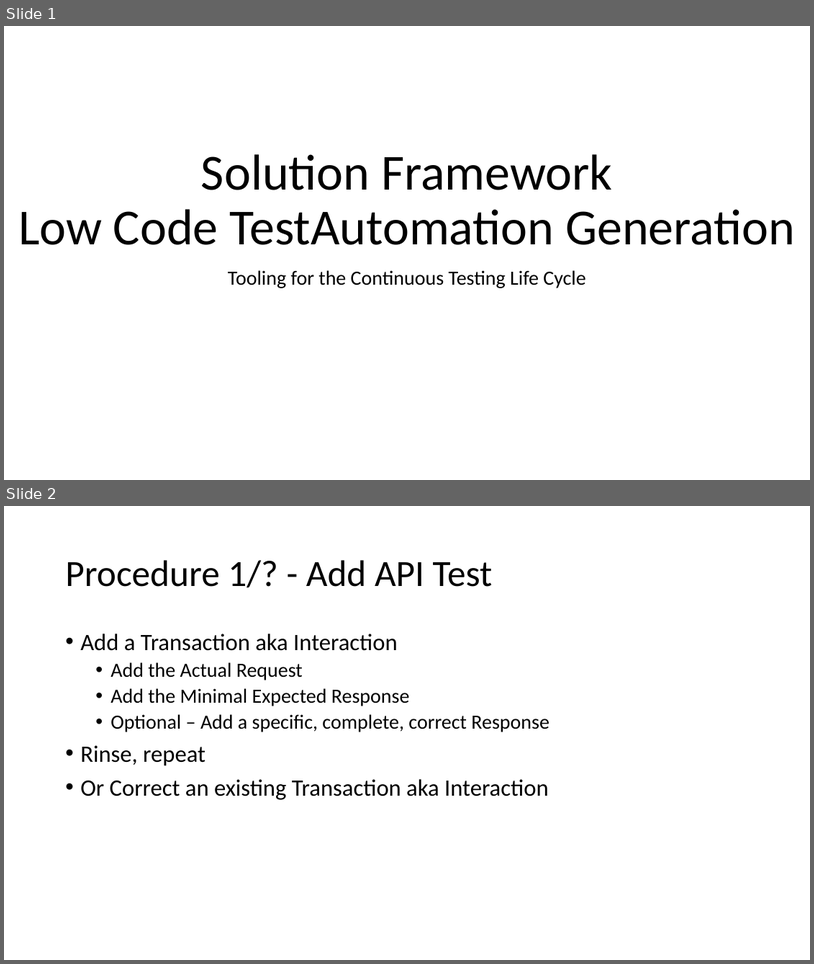
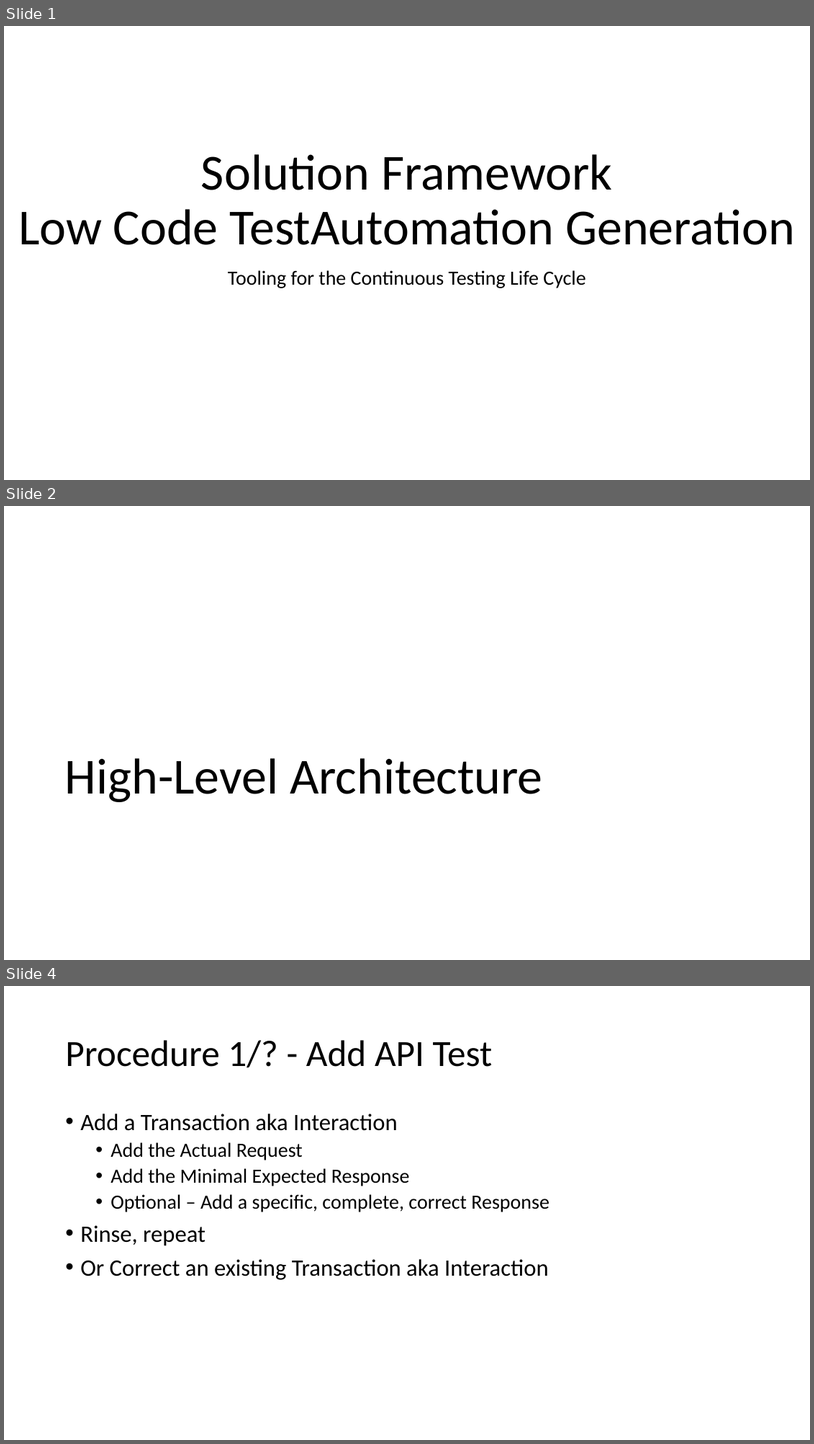
Before and after one commit to DannySaro/CA-DevTest-Solution-Patterns, a slide deck: SolFwk-LCTAG-LowCodeTestAutomationGeneration/Documentation/SolFwk-LowCodeTestAutomationGeneration.pptx. Shown one above the other, each under a label of ours: slides 1 and 2 before the commit, slides 1, 2 and 4 after it; the slides between them are not shown. The pictures are 814x964 and 814x1444 pixels, drawn with LibreOffice and Linux fonts; fonts in the diff are those of the drawing. Boxes give left, top, right and bottom in pixels: in the first picture for what was removed or moved away, otherwise in the second. Text is boxed around its words. In the diff, an @@ line names an element or a change of style, - is before the commit and + after.

```diff
--- a/SolFwk-LCTAG-LowCodeTestAutomationGeneration/Documentation/SolFwk-LowCodeTestAutomationGeneration.pptx
+++ b/SolFwk-LCTAG-LowCodeTestAutomationGeneration/Documentation/SolFwk-LowCodeTestAutomationGeneration.pptx
@@ slide 2 added at box(4, 506, 810, 960), background #FFFFFF @@
@@ title added at box(65, 758, 543, 802), 60 pt, text #000000 @@
+High-Level Architecture
@@ what was slide 2 is now slide 4 @@
```
Also in this commit, not shown: 1 slide changed, 15 other slides added, 2 other files.
